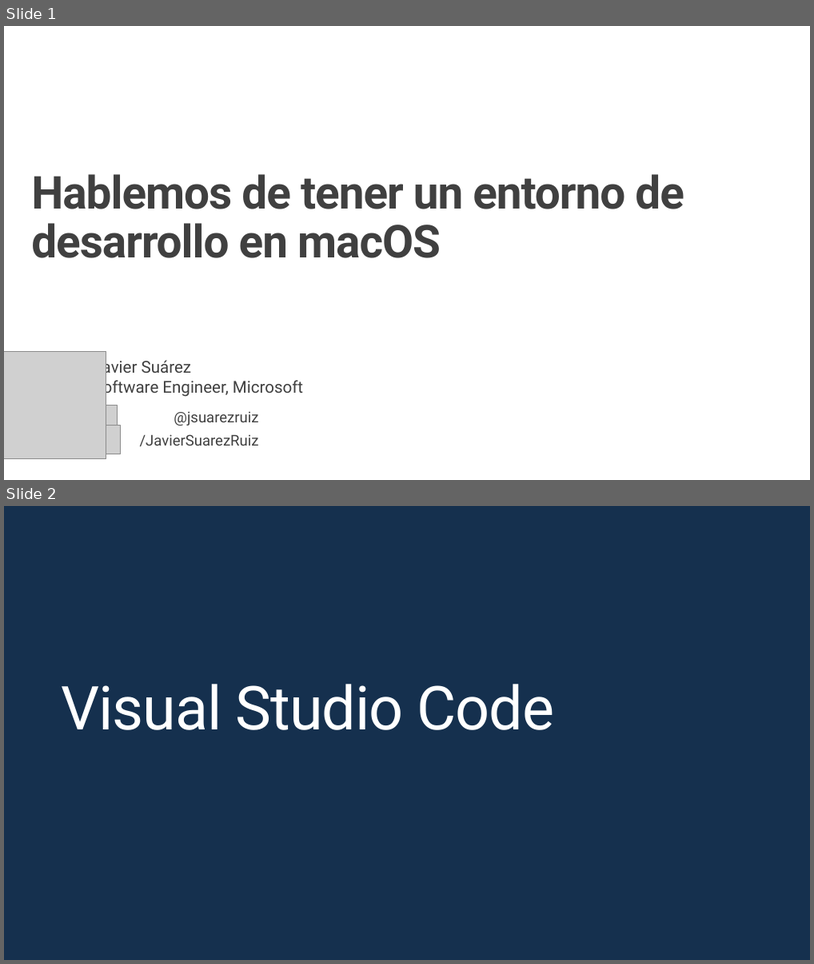
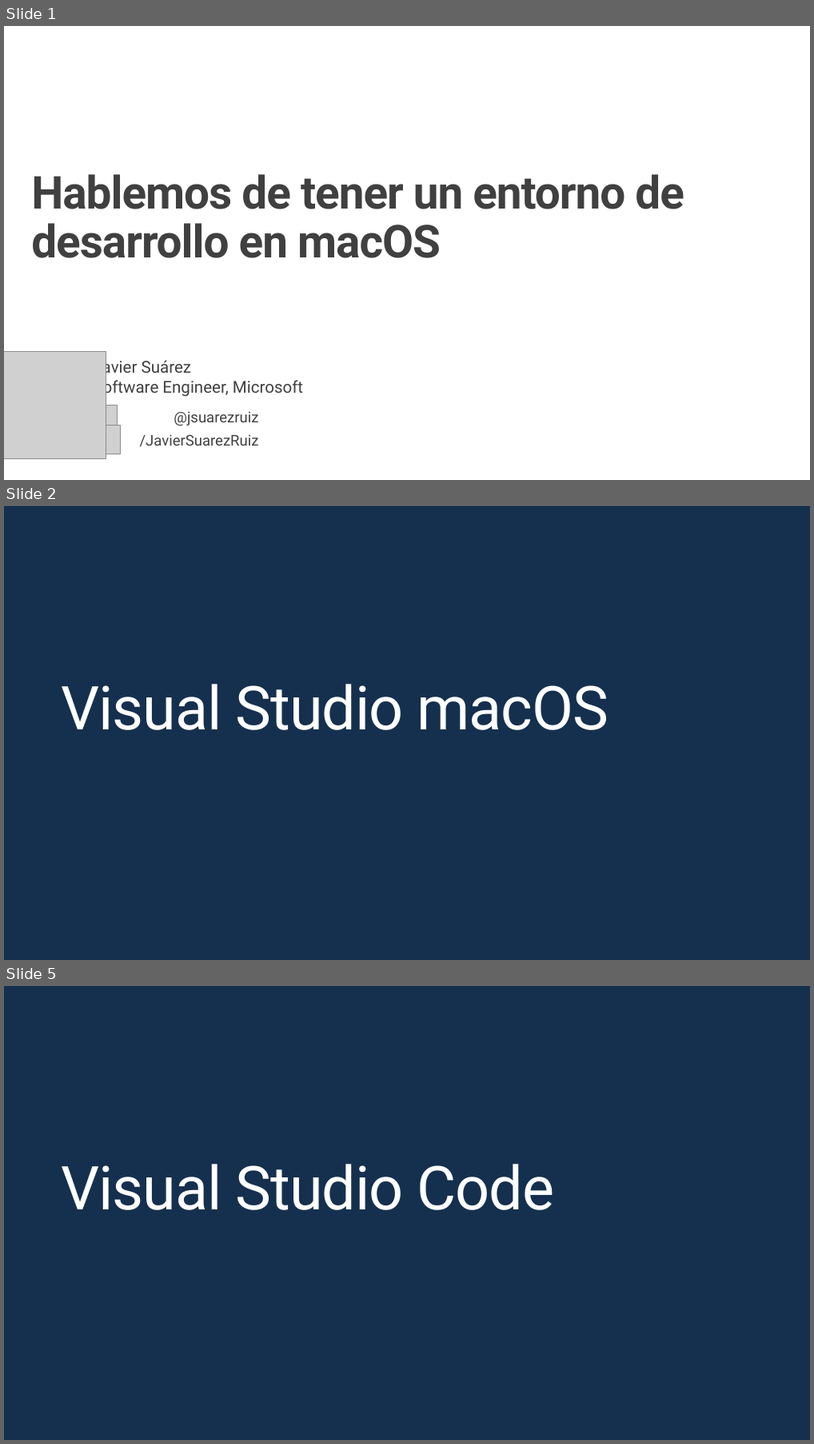
Before and after one commit to jsuarezruiz/taller-dotnet-maui, a slide deck: Bloque 2 - Instalación/Taller7 - Hablando de entorno en macOS.pptx. Shown one above the other, each under a label of ours: slides 1 and 2 before the commit, slides 1, 2 and 5 after it; the slides between them are not shown. The pictures are 814x964 and 814x1444 pixels, drawn with LibreOffice and Linux fonts; fonts in the diff are those of the drawing; grey boxes stand for pictures; background and template pictures are left out. Boxes give left, top, right and bottom in pixels: in the first picture for what was removed or moved away, otherwise in the second. Text is boxed around its words. In the diff, an @@ line names an element or a change of style, - is before the commit and + after.

```diff
--- a/Bloque 2 - Instalación/Taller7 - Hablando de entorno en macOS.pptx
+++ b/Bloque 2 - Instalación/Taller7 - Hablando de entorno en macOS.pptx
@@ slide 2 added at (x1=4, y1=506, x2=810, y2=960), background #15304E @@
@@ title added at (x1=61, y1=684, x2=609, y2=730), 72 pt, text #FFFFFF @@
+Visual Studio macOS
@@ what was slide 2 is now slide 5 @@
```
Also in this commit, not shown: 2 other slides added.
